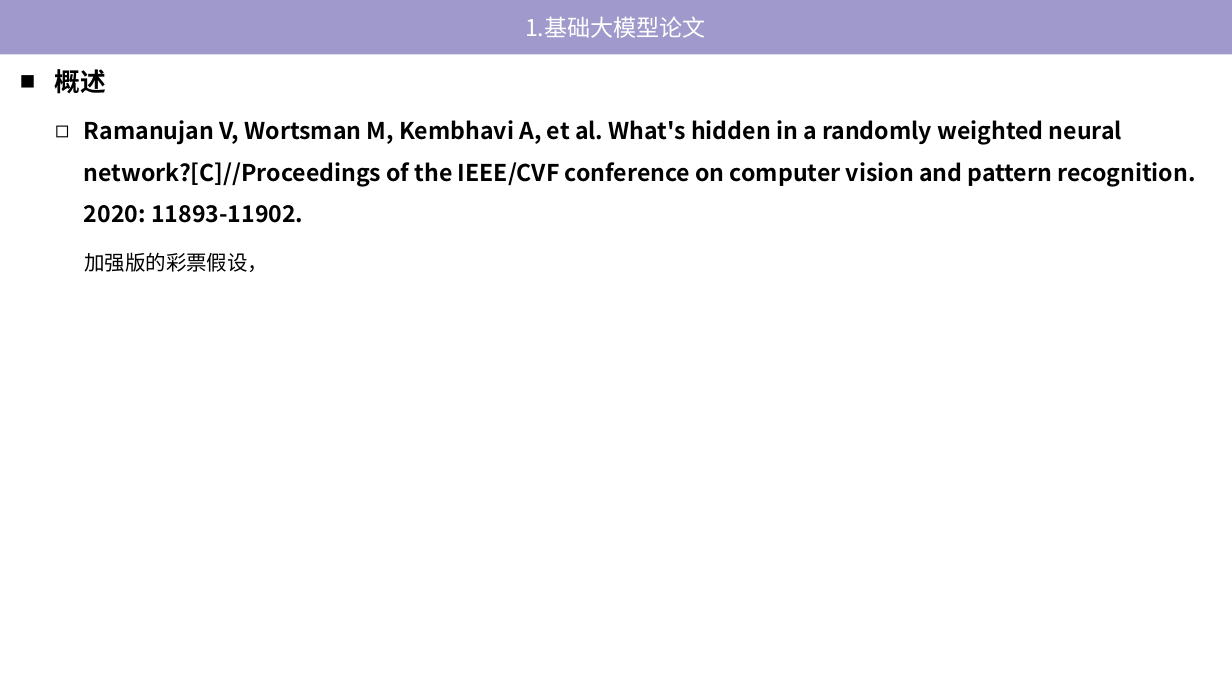
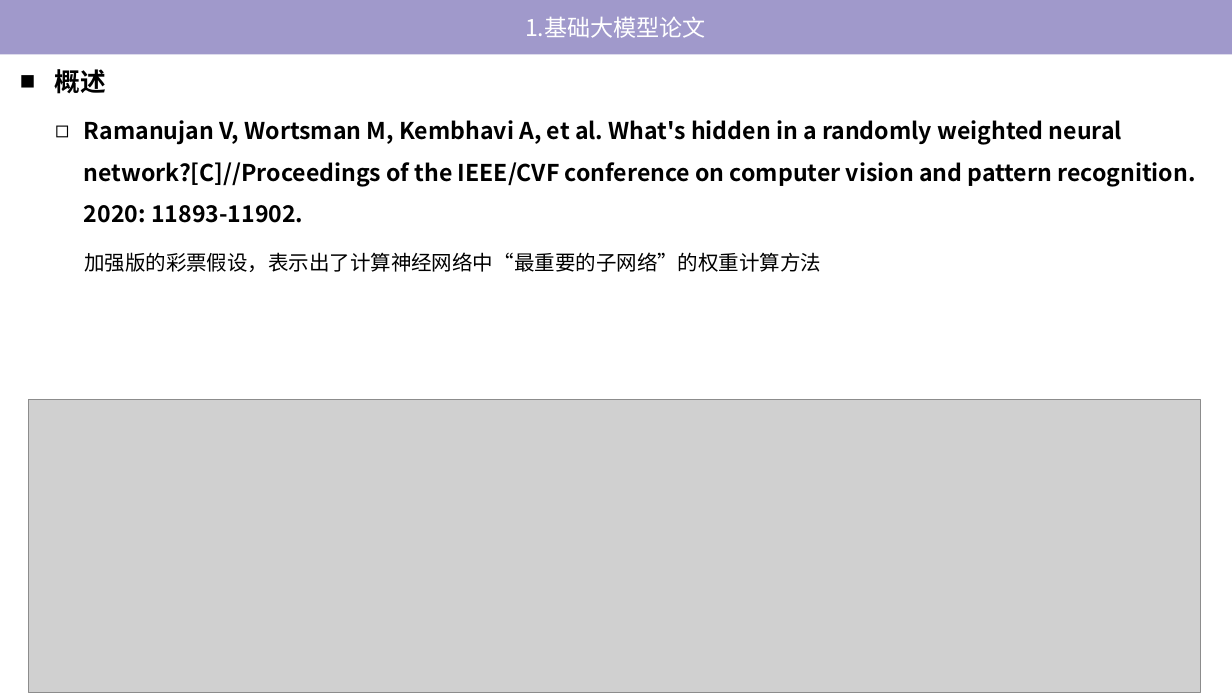
Before and after one commit to tj-messi/cv-computer-visual-tj, a slide deck: slide 6 of 0.组会记录/2024-11-14/report-2024-11-14.pptx. Drawn at 1232x693 pixels with LibreOffice and Linux fonts; fonts in the diff are those of the drawing; grey boxes stand for pictures. Boxes give left, top, right and bottom in pixels: in the first picture for what was removed or moved away, otherwise in the second. Text is boxed around its words. In the diff, an @@ line names an element or a change of style, - is before the commit and + after.

```diff
--- a/0.组会记录/2024-11-14/report-2024-11-14.pptx
+++ b/0.组会记录/2024-11-14/report-2024-11-14.pptx
@@ text at <box>84,252,821,272</box>: text changed @@
-加强版的彩票假设，
+加强版的彩票假设，表示出了计算神经网络中“最重要的子网络”的权重计算方法
@@ picture added at <box>29,399,1201,693</box> @@
```
Also in this commit, not shown: 1 slide added, 2 other files.
